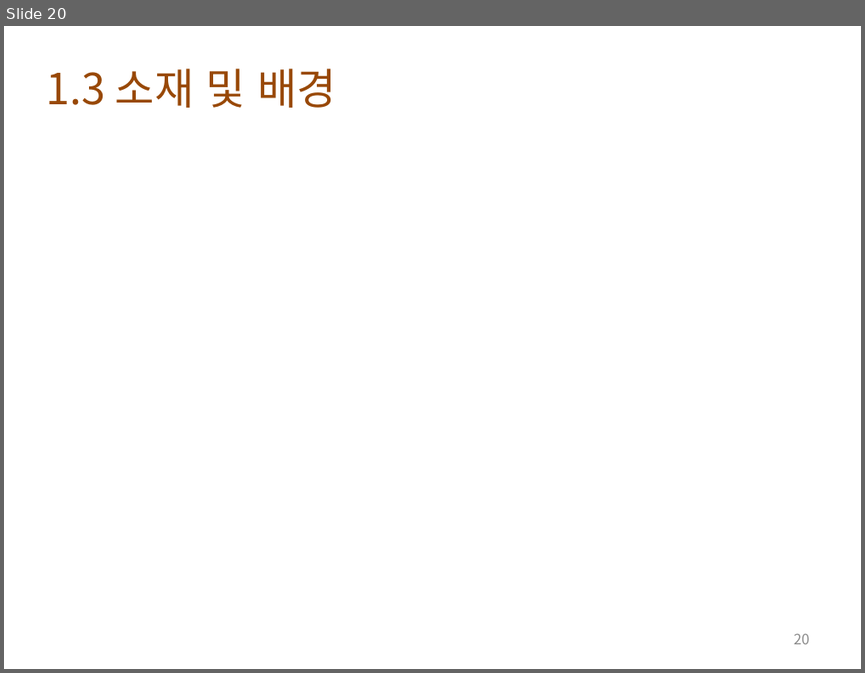
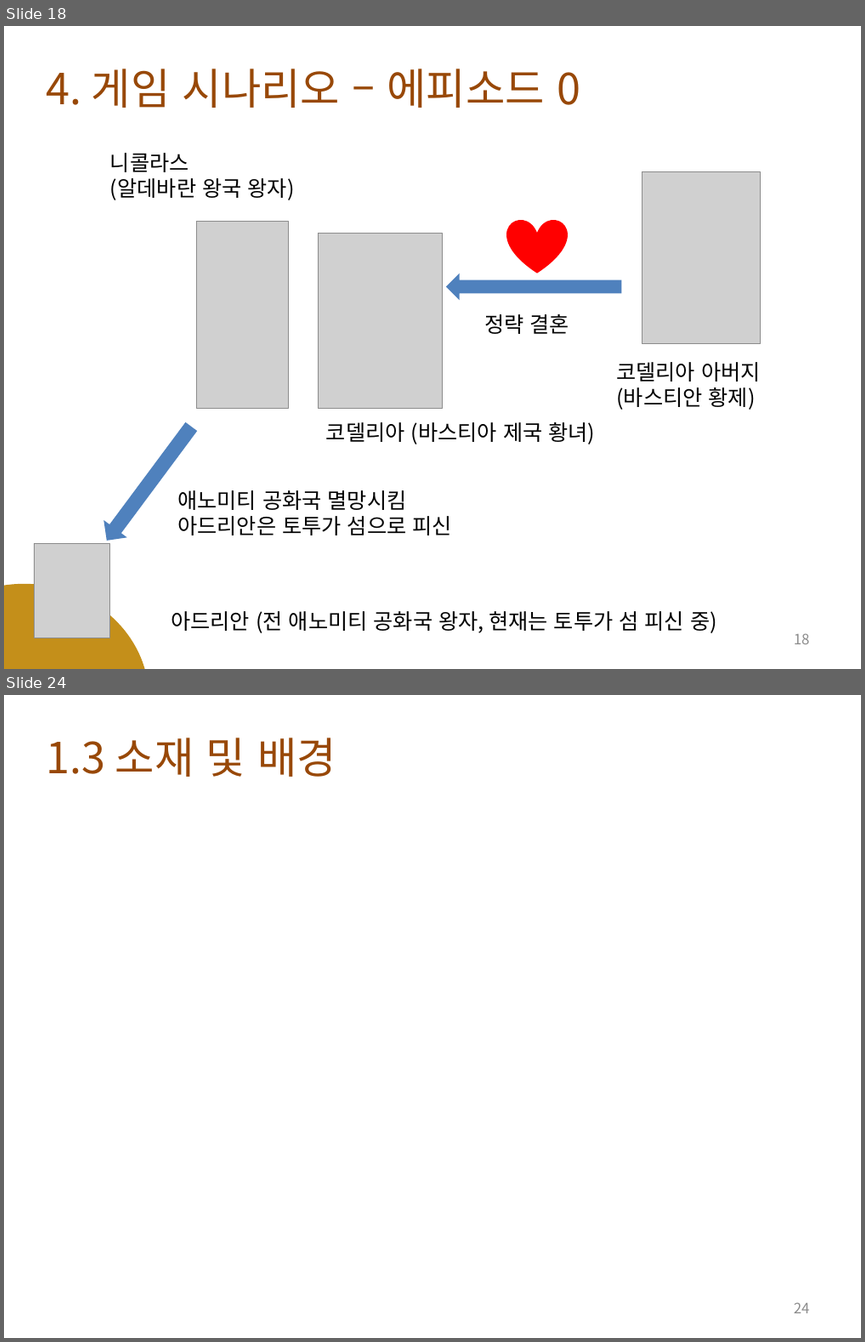
Before and after one commit to lge920904/planning_contest, a slide deck: tortuga bay 0.3.pptx. Shown one above the other, each under a label of ours: slide 20 before the commit, slides 18 and 24 after it; the slides between them are not shown. The pictures are 865x673 and 865x1342 pixels, drawn with LibreOffice and Linux fonts; fonts in the diff are those of the drawing; grey boxes stand for pictures; background and template pictures are left out. Boxes give left, top, right and bottom in pixels: in the first picture for what was removed or moved away, otherwise in the second. Text is boxed around its words. In the diff, an @@ line names an element or a change of style, - is before the commit and + after.

```diff
--- a/tortuga bay 0.3.pptx
+++ b/tortuga bay 0.3.pptx
@@ slide 18 added at <box>4,26,861,669</box>, background picture (left out) @@
@@ text added at <box>46,68,580,108</box>, 36 pt, text #984807 @@
+4. 게임 시나리오 – 에피소드 0
@@ text added at <box>110,153,295,200</box>, 18 pt, text #000000 @@
+니콜라스
+(알데바란 왕국 왕자)
@@ picture added at <box>642,171,760,343</box> @@
@@ picture added at <box>196,222,289,408</box> @@
@@ heart added at <box>507,219,568,272</box>, fill #FF0000 @@
@@ picture added at <box>318,233,443,408</box> @@
@@ left arrow added at <box>446,272,622,300</box>, fill #4F81BD @@
@@ text added at <box>484,314,569,334</box>, 18 pt, text #000000 @@
+정략 결혼
@@ text added at <box>616,362,760,409</box>, 18 pt, text #000000 @@
+코델리아 아버지
+(바스티안 황제)
@@ left arrow added at <box>95,418,203,550</box>, fill #4F81BD @@
@@ text added at <box>326,422,595,444</box>, 18 pt, text #000000 @@
+코델리아 (바스티아 제국 황녀)
@@ text added at <box>177,490,451,535</box>, 18 pt, text #000000 @@
+애노미티 공화국 멸망시킴
+아드리안은 토투가 섬으로 피신
@@ picture added at <box>34,543,109,637</box> @@
@@ ellipse added at <box>4,584,148,669</box>, fill #C48F1A @@
@@ text added at <box>171,611,717,633</box>, 18 pt, text #000000 @@
+아드리안 (전 애노미티 공화국 왕자, 현재는 토투가 섬 피신 중)
@@ page number added at <box>794,633,810,644</box>, 12 pt, text #8C8C8C @@
+18
@@ what was slide 20 is now slide 24 @@
@@ page number at <box>794,1302,810,1313</box>: text changed @@
-20
+24
```
Also in this commit, not shown: 5 slides changed, 6 other slides added, 3 slides removed, 2 other files.
